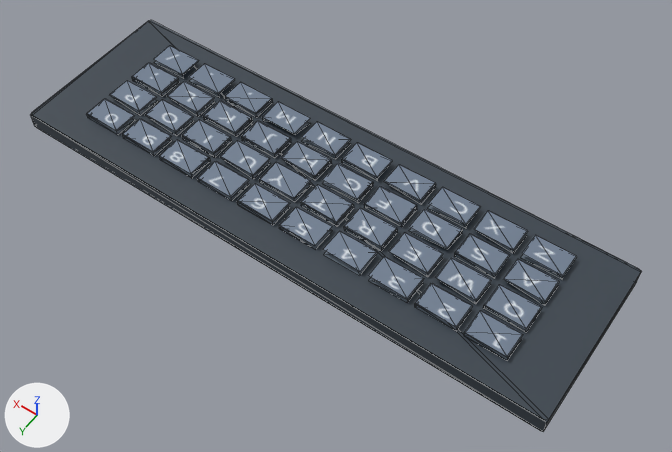
An edit to the glTF model models/objects/enviroments/05/05_keyboard.glb, drawn before and after from the same camera.
One viewpoint serves both versions: a camera (50 mm lens) standing at (-0.365, 0.485, 0.74) and looking at (-0.026, 0.011, -0.006). Lighting does not change. The marker at lower left points along +X, +Y and +Z. The picture after the commit comes second. Mesh edges are drawn as thin lines. Where no turn or scale is listed for an object, it has been applied to the vertices. Vertices at exactly the same position are counted once.

Names of what the first picture shows: 'keyboard_body'.
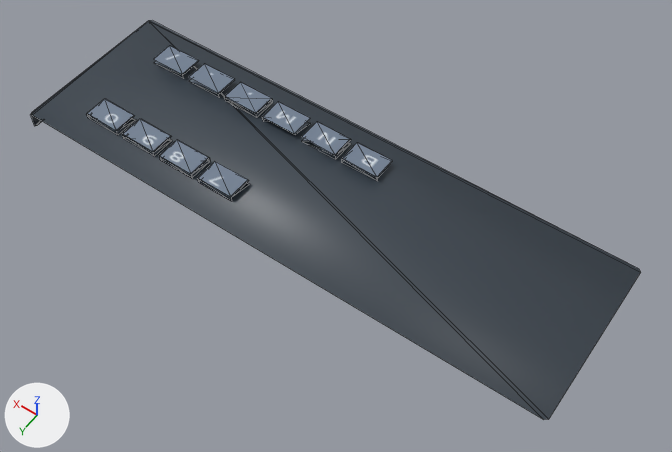
What changed in the scene script:
```text
Change me_keyboard_body_002:
    used by ob_keyboard_body; location = (0.009, -0.0025, 0.0267)
    verts and faces of me_keyboard_body_002; kept vertices keep their numbers, new ones are numbered from 499
    before: 228 (0.054, 0.039, 0.003) at pixel (249, 180), 229 (0.098, 0.039, -0.003), 230 (0.098, 0.039, 0.003) at pixel (214, 161), 231 (0.054, 0.039, -0.003) at pixel (249, 184), 232 (0.054, 0.067, -0.003) at pixel (231, 201)
    before: 233 (0.097, 0.067, -0.003) at pixel (198, 182), 234 (0.054, 0.067, 0.002) at pixel (231, 197), 449 (0.055, 0.039, 0.003) at pixel (248, 179), 450 (0.097, 0.039, 0.003) at pixel (216, 161)
    remove me_keyboard_body_002.from_pydata(...)  # 499 vertices, 500 faces; spans x -0.313..0.31, y -0.093..0.098, z -0.025..0.004
    add me_keyboard_body_002.from_pydata(...)  # 134 vertices, 125 faces; spans x -0.313..0.31, y -0.093..0.098, z -0.025..0.004
    me_keyboard_body_002 part 1: 51 loose pieces with 354 vertices, spanning x -0.257..0.254, y -0.066..0.067, z -0.003..0.004, are deleted
    me_keyboard_body_002 part 2
    10 vertices are removed from x -0.313..0.306, y -0.093..0.098, z -0.025..-0.005
    32 faces are deleted
    me_keyboard_body_002 part 3
    add delete_vertices([450])  # with the faces that use them
    add delete_faces([(228, 229, 230), (231, 232, 233), (229, 231, 233), (231, 234, 232)])
    me_keyboard_body_002 part 4: 62 kept faces spanning x -0.05..0.31, y -0.093..0.098, z -0.025..0.003 get new texture (UV) coordinates
```

Pixel boxes [x1, y1, x2, y2] of what changed, in the pictures (672 x 452 px):
'keyboard_body', reshaped
    before: [31, 20, 641, 431]
    after: [31, 20, 641, 420]
part 1 of me_keyboard_body_002, deleted (blue)
    before: [110, 63, 577, 360]
part 2 of me_keyboard_body_002, deleted
    before: [31, 113, 641, 431]
part 3 of me_keyboard_body_002, deleted
    before: [201, 161, 247, 201]
part 4 of me_keyboard_body_002, surface changed
    before: [87, 64, 385, 201]
    after: [31, 64, 385, 201]
